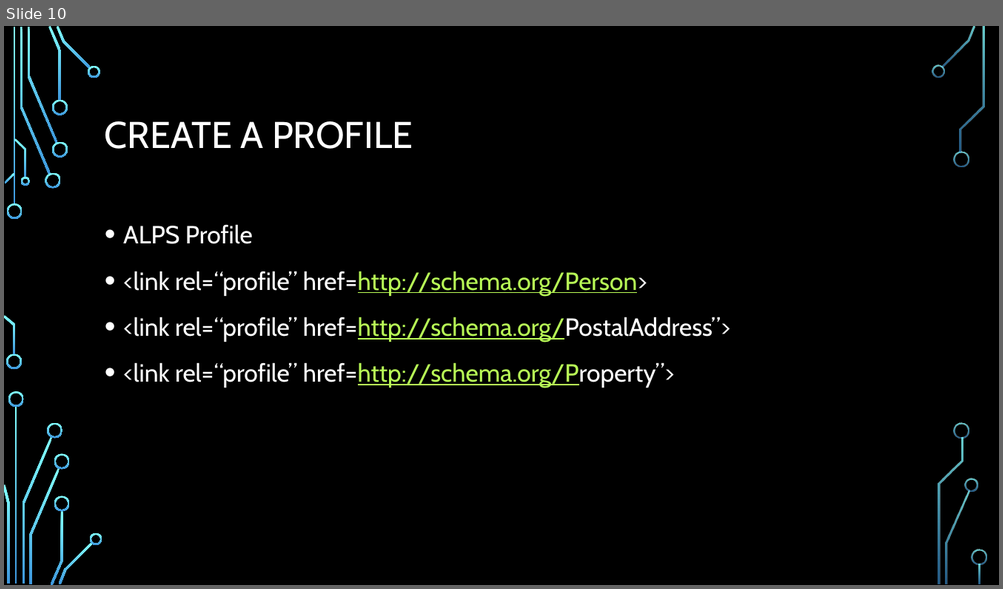
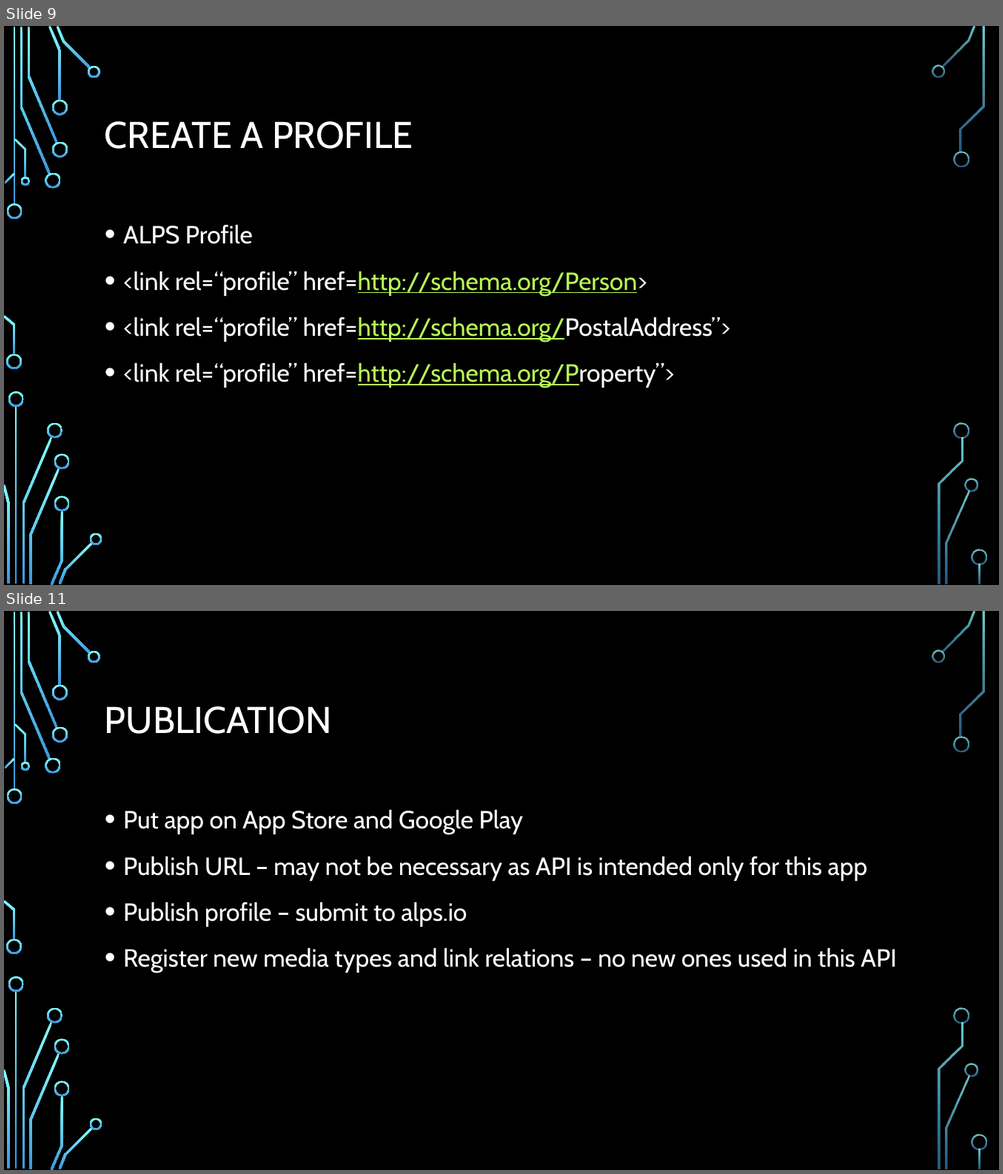
Before and after one commit to dtarvin/web-420, a slide deck: week-6/Hypermedia-design.pptx. Shown one above the other, each under a label of ours: slide 10 before the commit, slides 9 and 11 after it; the slides between them are not shown. The pictures are 1003x589 and 1003x1174 pixels, drawn with LibreOffice and Linux fonts; fonts in the diff are those of the drawing; background and template pictures are left out. Boxes give left, top, right and bottom in pixels: in the first picture for what was removed or moved away, otherwise in the second. Text is boxed around its words. In the diff, an @@ line names an element or a change of style, - is before the commit and + after.

```diff
--- a/week-6/Hypermedia-design.pptx
+++ b/week-6/Hypermedia-design.pptx
@@ slide 11 added at (4, 611, 999, 1170), background picture (left out); not listed: 36 template elements that a slide beside it also shows @@
@@ title added at (105, 706, 332, 734), 36 pt, text #FFFFFF @@
+PUBLICATION
@@ text added at (123, 809, 896, 973), 24 pt, text #FFFFFF @@
+• Put app on App Store and Google Play
+• Publish URL – may not be necessary as API is intended only for this app
+• Publish profile – submit to alps.io
+• Register new media types and link relations – no new ones used in this API
@@ what was slide 10 is now slide 9 @@
```
Also in this commit, not shown: 5 slides changed, 1 other file.
